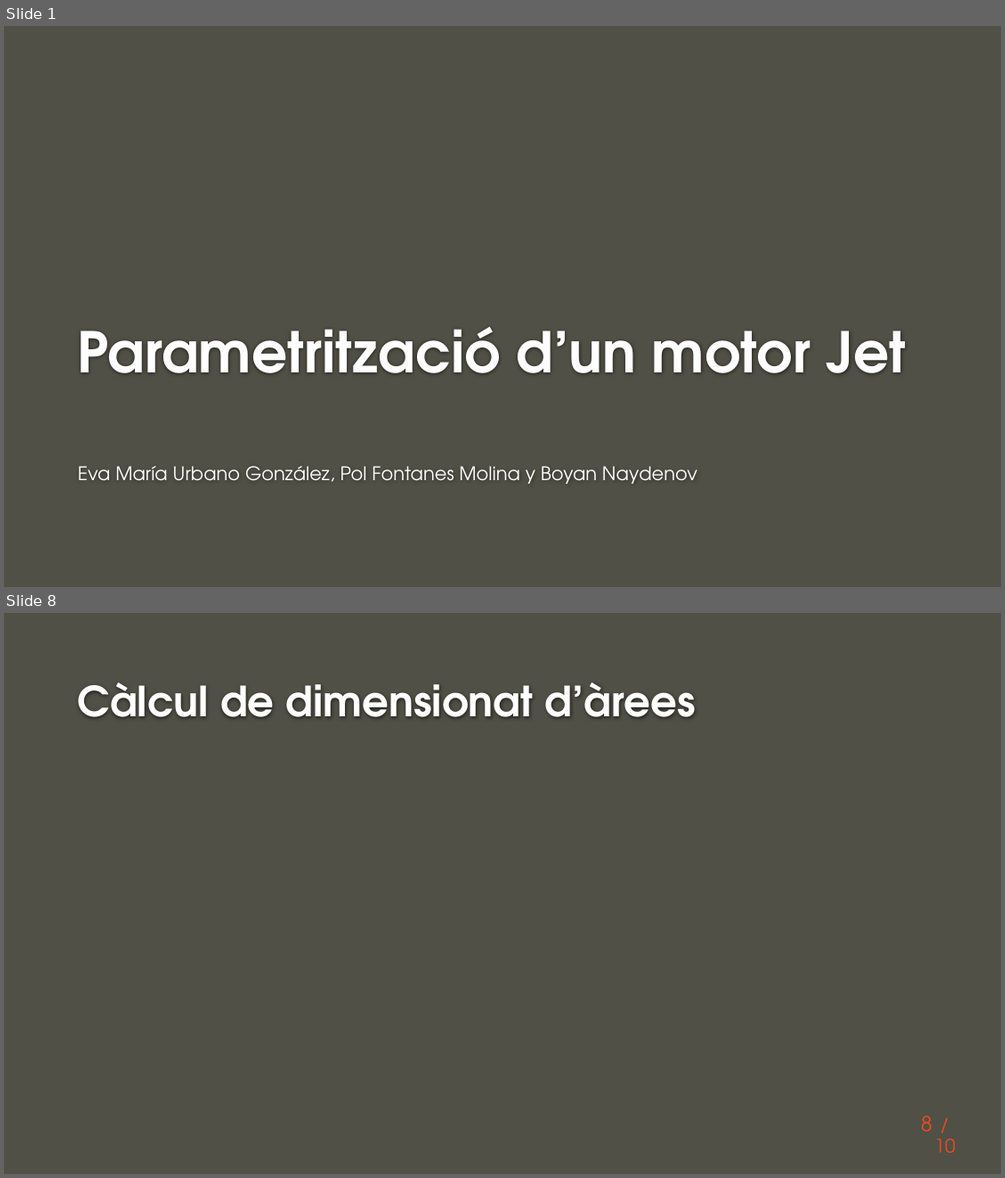
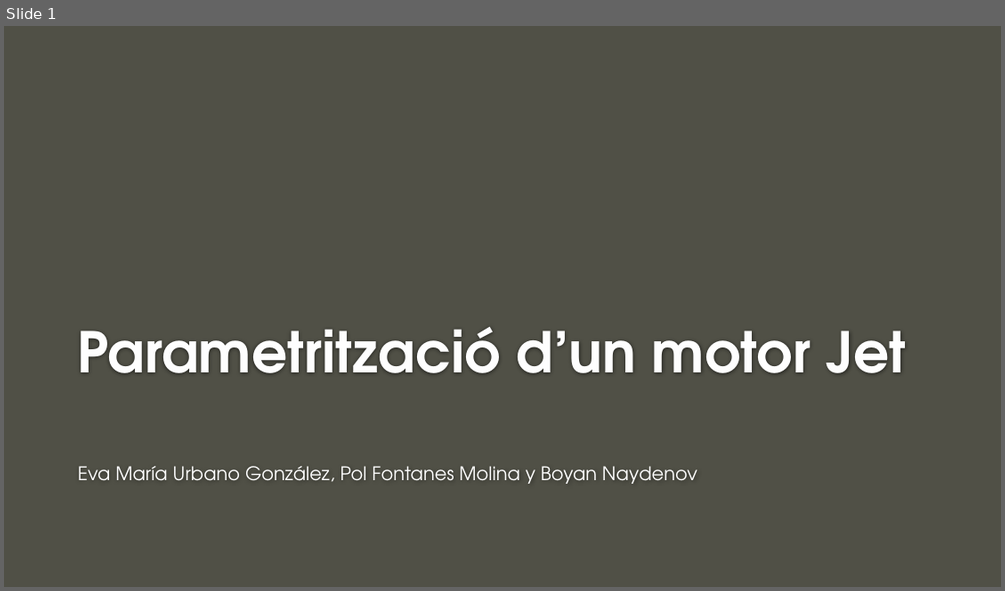
Before and after one commit to naydden/jet-engine-parametrization, a slide deck: ppt/Exposició.pptx. Shown one above the other, each under a label of ours: slides 1 and 8 before the commit, slide 1 after it; the slides between them are not shown. The pictures are 1005x1178 and 1005x591 pixels, drawn with LibreOffice and Linux fonts; fonts in the diff are those of the drawing; background and template pictures are left out. Boxes give left, top, right and bottom in pixels: in the first picture for what was removed or moved away, otherwise in the second. Text is boxed around its words. In the diff, an @@ line names an element or a change of style, - is before the commit and + after.

```diff
--- a/ppt/Exposició.pptx
+++ b/ppt/Exposició.pptx
@@ slide 8 removed at [4,613,1001,1174], background #505046 @@
@@ title removed at [78,682,696,717] @@
-Càlcul de dimensionat d’àrees
@@ page number removed at [921,1115,932,1131] @@
-8
@@ text removed at [934,1138,955,1152] @@
-/ 10
```
Also in this commit, not shown: 4 slides changed, 5 slides added, 3 other slides removed, 2 other files.
